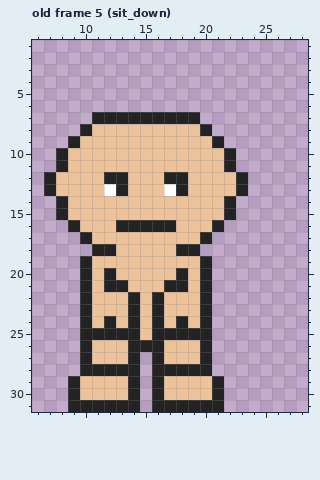
Pixel-art file -- player/walk_animation.aseprite. The picture above was drawn from the file before the commit.
32x32 pixels, 24 frames. Shown: old frame 5 (sit_down): x 6..28, y 1..31. The commit also changed other frames, which this record leaves out.
After:
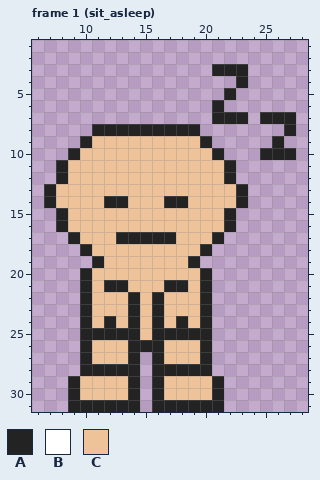
Palette (. is transparent): A #232323  B #ffffff  C #eec39a
A new or re-ordered frame is compared with the old frame closest to it.
The exact change:
frames 24 -> 28
Frame 1 (sit_asleep) is new; against old frame 5 (sit_down):
y 3: x 21..23 ... -> AAA
y 4: x 23 . -> A
y 5: x 22 . -> A
y 6: x 21 . -> A
y 7: x 11..19 AAAAAAAAA -> .........; x 21..23 ... -> AAA; x 25..27 ... -> AAA
y 8: x 10..20 ACCCCCCCCCA -> .AAAAAAAAA.; x 27 . -> A
y 9: x 9..10 AC -> .A; x 20..21 CA -> A.; x 26 . -> A
y 10: x 8..9 AC -> .A; x 21..22 CA -> A.; x 25..27 ... -> AAA
y 12: x 7..8 AC -> .A; x 12..13 AA -> CC; x 17..18 AA -> CC; x 22..23 CA -> A.
y 13: x 12..13 BA -> CC; x 17..18 BA -> CC
y 14: x 7..8 .A -> AC; x 12..13 CC -> AA; x 17..18 CC -> AA; x 22..23 A. -> CA
y 16: x 8..9 .A -> AC; x 13..17 AAAAA -> CCCCC; x 21..22 A. -> CA
y 17: x 9..10 .A -> AC; x 13..17 CCCCC -> AAAAA; x 20..21 A. -> CA
y 18: x 10..12 .AA -> ACC; x 18..20 AA. -> CCA
y 19: x 10..11 AC -> .A; x 19..20 CA -> A.
y 20: x 12 A -> C; x 18 A -> C
Changed places in both pictures, as pixel boxes (x1, y1, x2, y2):
changed: (44, 64, 296, 280)
